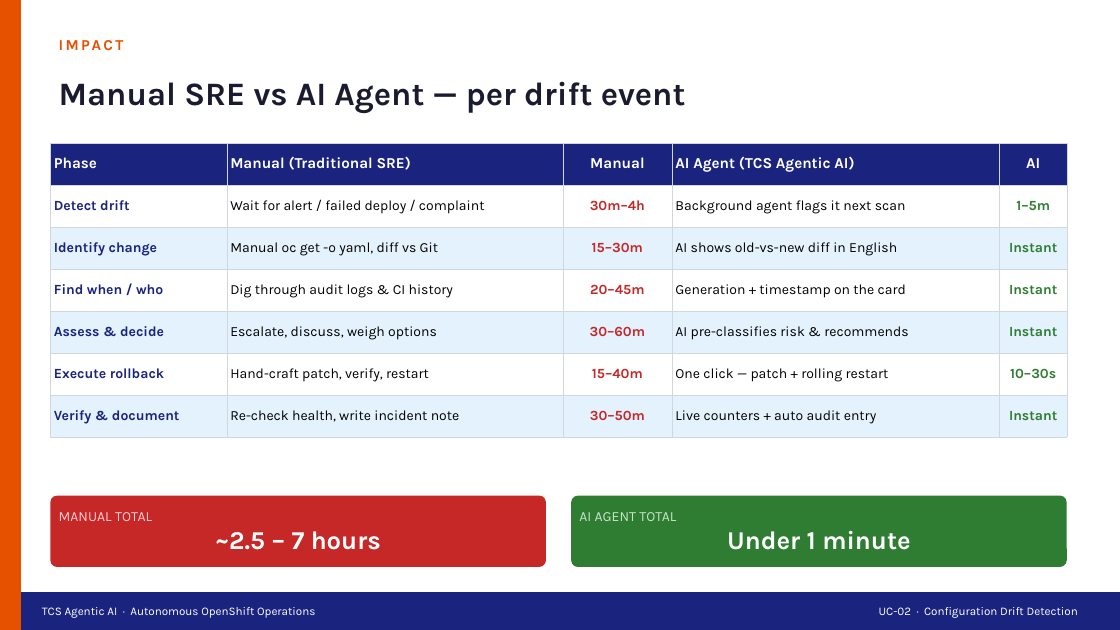
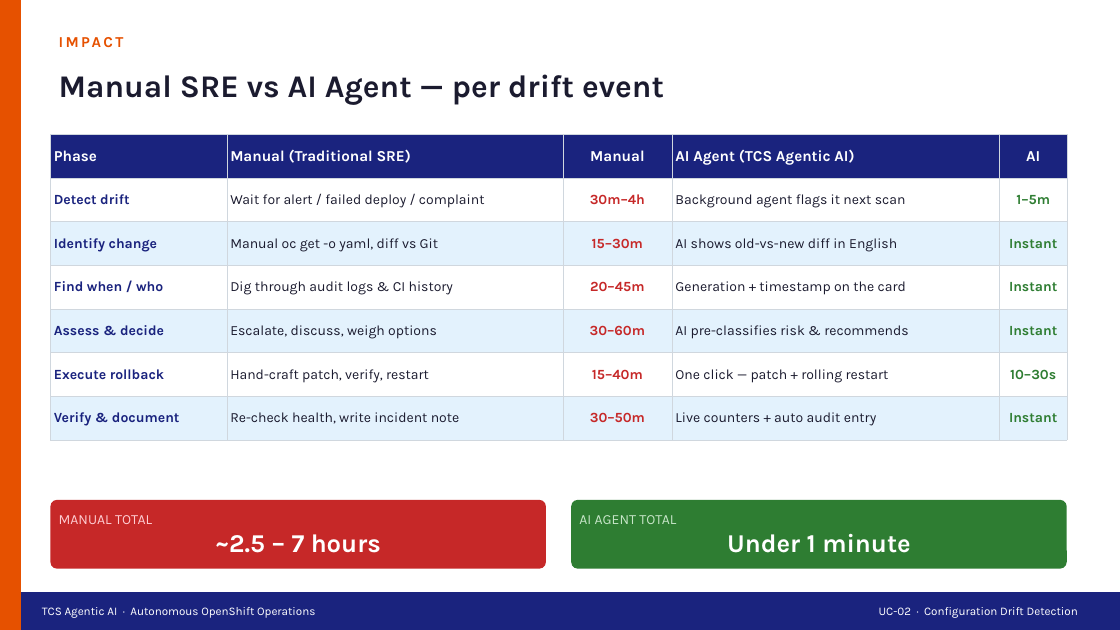
Before and after one commit to cskaruppu/Openshift-mcp-server, a slide deck: slide 6 of TCS_Drift_Detection_UseCase.pptx (slide 5 before the commit). Drawn at 1120x630 pixels with LibreOffice and Linux fonts; fonts in the diff are those of the drawing. Boxes give left, top, right and bottom in pixels: in the first picture for what was removed or moved away, otherwise in the second. Text is boxed around its words. In the diff, an @@ line names an element or a change of style, - is before the commit and + after.

```diff
--- a/TCS_Drift_Detection_UseCase.pptx
+++ b/TCS_Drift_Detection_UseCase.pptx
@@ text "Manual SRE vs AI Agent ..." at (59, 74, 664, 105): size 28 to 27 pt @@
@@ table at (50, 134, 1067, 430) @@
@@ text colour #000000 to #1B1B2F in "Wait for alert / failed deploy / ...", "Background agent flags it next scan", "Manual oc get -o yaml, diff vs ...", "AI shows old-vs-new diff in English" and 8 more places @@
@@ table: place and size @@
-table at (50, 143, 1067, 428)
+table at (50, 134, 1067, 430)
@@ rounded rectangle: place and size @@
-rounded rectangle at (50, 496, 546, 567)
+rounded rectangle at (50, 500, 546, 569)
@@ rounded rectangle at (50, 500, 546, 569): proportions changed @@
@@ rounded rectangle: place and size @@
-rounded rectangle at (571, 496, 1067, 567)
+rounded rectangle at (571, 500, 1067, 569)
@@ rounded rectangle at (571, 500, 1067, 569): proportions changed @@
```
Also in this commit, not shown: 4 other slides changed, 2 slides added, 1 slide removed.
